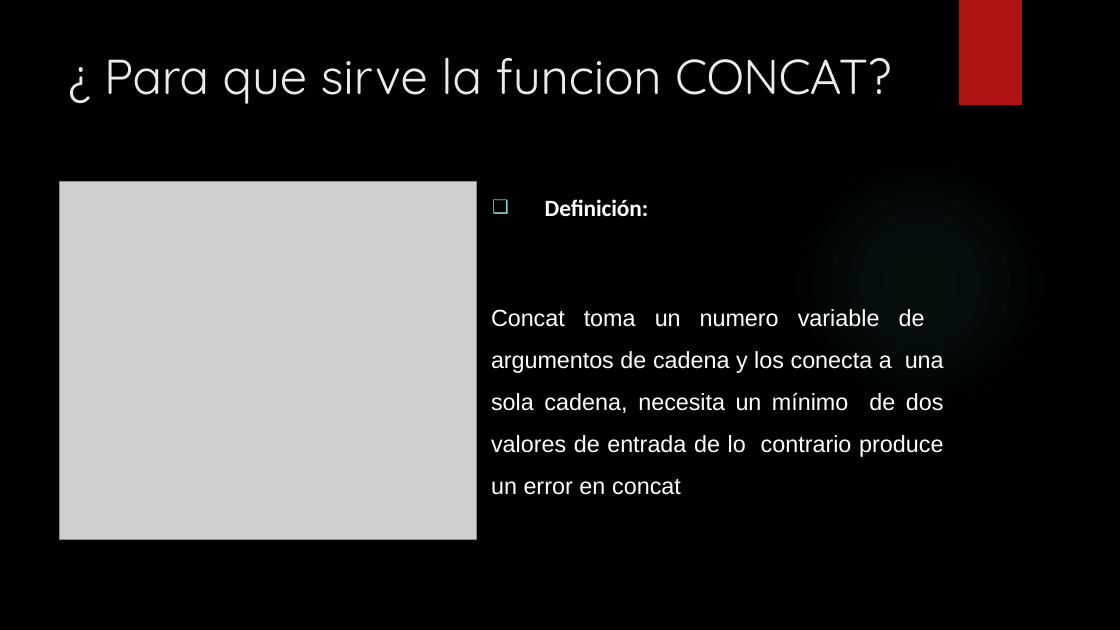
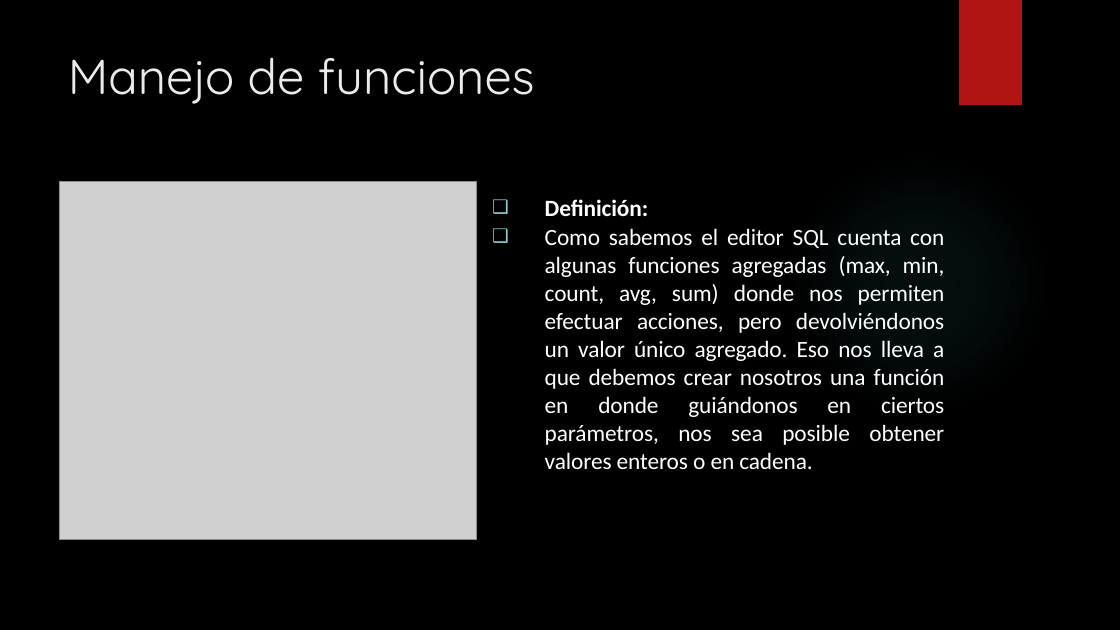
Before and after one commit to VictorQuispe19/BaseDeDatos1, a slide deck: slide 9 of Hito5/ProyectoFinal/PROY_BASE_DE_DATOS.pptx (slide 8 before the commit). Drawn at 1120x630 pixels with LibreOffice and Linux fonts; fonts in the diff are those of the drawing; grey boxes stand for pictures; background and template pictures are left out. Boxes give left, top, right and bottom in pixels: in the first picture for what was removed or moved away, otherwise in the second. Text is boxed around its words. In the diff, an @@ line names an element or a change of style, - is before the commit and + after.

```diff
--- a/Hito5/ProyectoFinal/PROY_BASE_DE_DATOS.pptx
+++ b/Hito5/ProyectoFinal/PROY_BASE_DE_DATOS.pptx
@@ title at <box>68,57,535,104</box>: text changed @@
-¿ Para que sirve la funcion CONCAT?
+Manejo de funciones
@@ text at <box>545,228,945,469</box>: text changed; font Arial to Calibri @@
-Concat toma un numero variable de argumentos de cadena y los conecta a una sola cadena, necesita un mínimo de dos valores de entrada de lo contrario produce un error en concat
+❑ Como sabemos el editor SQL cuenta con algunas funciones agregadas (max, min, count, avg, sum) donde nos permiten efectuar acciones, pero devolviéndonos un valor único agregado. Eso nos lleva a que debemos crear nosotros una función en donde guiándonos en ciertos parámetros, nos sea posible obtener valores enteros o en cadena.
```
Also in this commit, not shown: 2 other slides changed, 7 slides added, 5 slides removed, 2 other files.
